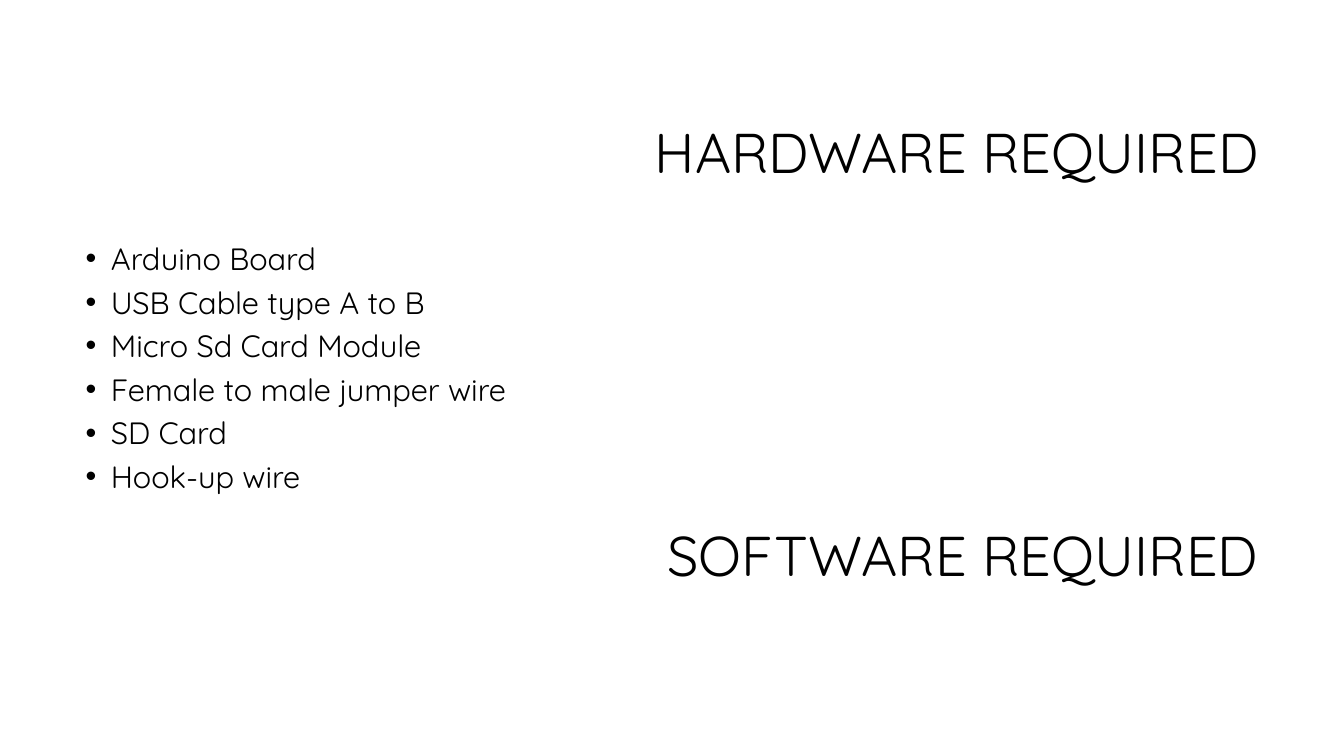
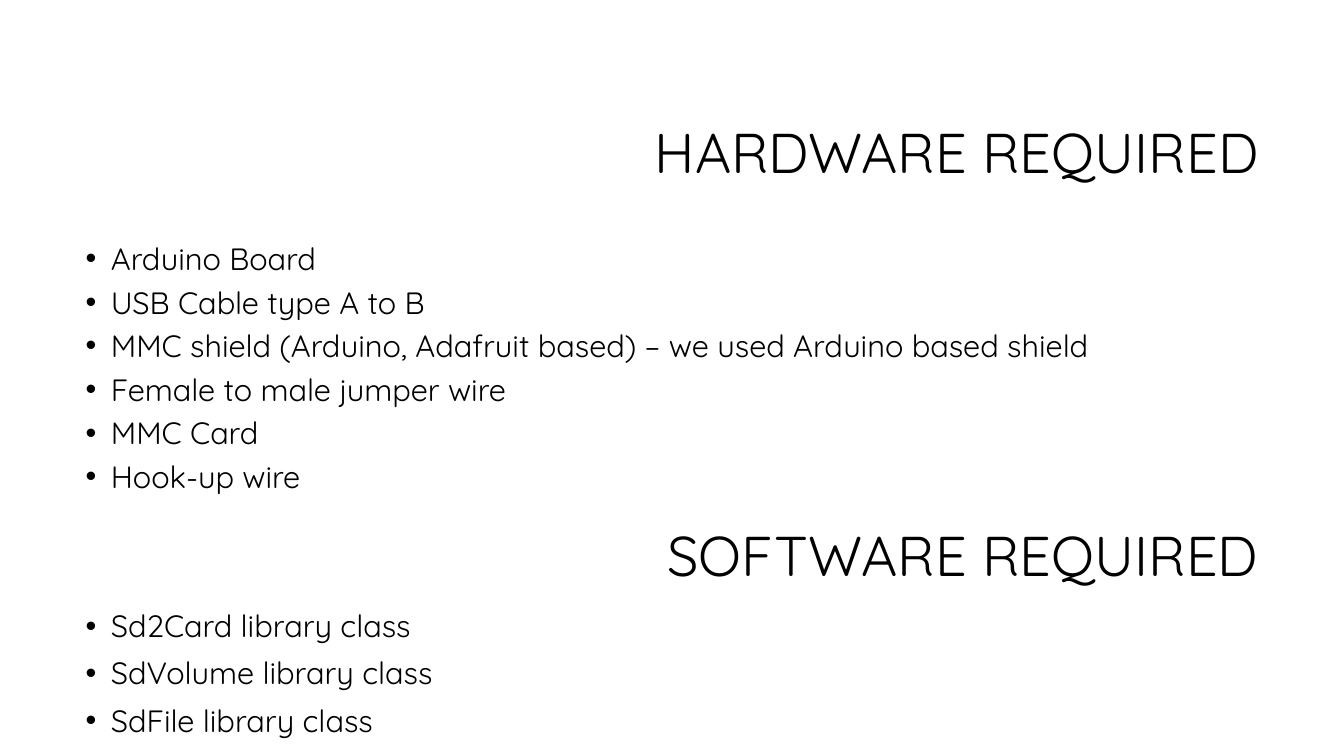
Before and after one commit to softwaresunleashed/arduino, a slide deck: slide 3 of custom_projects/01_MicroSdCardInterfacing/01_MicroSdCardInterfacing.pptx. Drawn at 1344x756 pixels with LibreOffice and Linux fonts; fonts in the diff are those of the drawing; background and template pictures are left out. Boxes give left, top, right and bottom in pixels: in the first picture for what was removed or moved away, otherwise in the second. Text is boxed around its words. In the diff, an @@ line names an element or a change of style, - is before the commit and + after.

```diff
--- a/custom_projects/01_MicroSdCardInterfacing/01_MicroSdCardInterfacing.pptx
+++ b/custom_projects/01_MicroSdCardInterfacing/01_MicroSdCardInterfacing.pptx
@@ text at (111,334,1088,363): text changed @@
-• Micro Sd Card Module
+• MMC shield (Arduino, Adafruit based) – we used Arduino based shield
@@ text at (111,421,258,445): text changed @@
-• SD Card
+• MMC Card
@@ text added at (111,614,432,738), 22 pt, text #000000 @@
+• Sd2Card library class
+• SdVolume library class
+• SdFile library class
```
Also in this commit, not shown: 3 other slides changed, 4 slides added, 2 slides removed, 2 other files.
